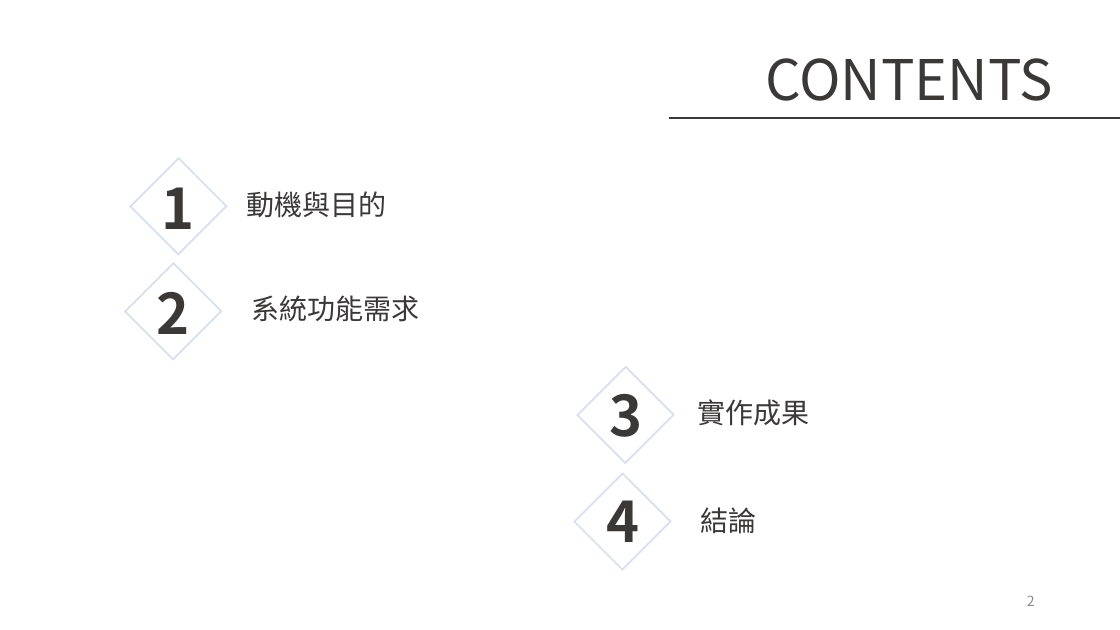
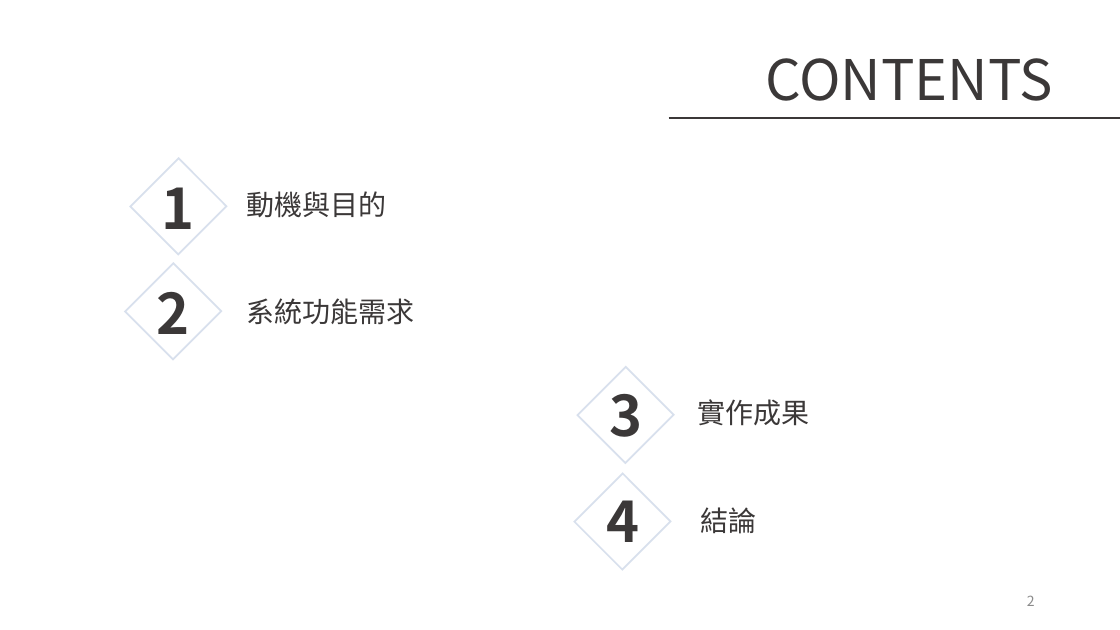
Before and after one commit to den19980107/nkust-online-study, a slide deck: slide 2 of i-Coding.pptx. Drawn at 1120x630 pixels with LibreOffice and Linux fonts; fonts in the diff are those of the drawing; background and template pictures are left out. Boxes give left, top, right and bottom in pixels: in the first picture for what was removed or moved away, otherwise in the second. Text is boxed around its words. In the diff, an @@ line names an element or a change of style, - is before the commit and + after.

```diff
--- a/i-Coding.pptx
+++ b/i-Coding.pptx
@@ text "系統功能需求": place and size @@
-text "系統功能需求" at (251, 295, 419, 322)
+text "系統功能需求" at (246, 298, 414, 325)
```
Also in this commit, not shown: 5 other slides changed, 1 slide added.
